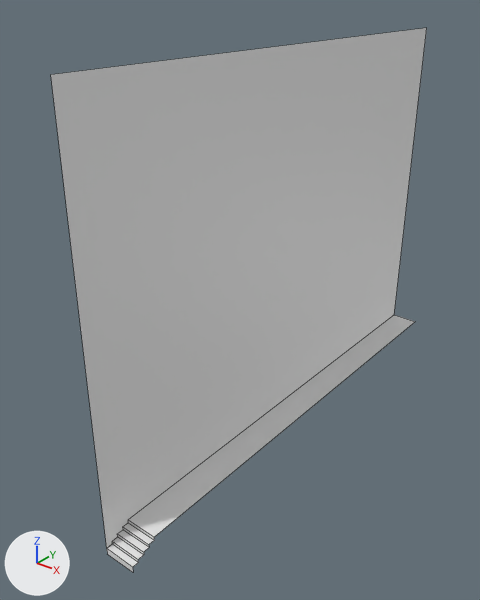
Before and after pictures for a commit that changed the Blender file models/themed_blocks/New Folder/volcano_north_left_corner.blend.
Both versions are drawn from a 50 mm camera at (25.3, -20.4, 34.6) aimed at (-3.8, 15.9, 12.0). Arrows for +X, +Y and +Z are at lower left; the lights stay in place. Mesh edges are drawn as thin lines.

The older version as bpy lines, for what is in view:
```python
me_cube = bpy.data.meshes.new('Cube')
me_cube.from_pydata(...)  # 4 vertices, 1 face; spans x -0.2, y -1.0..40.0, z 1.0..31.0
me_cube.materials.append(mat_material)  # white #e7e7e7
# before: 0 (-0.2, 40.0, 1.0), 1 (-0.2, 40.0, 31.0) at pixel (426, 27), 2 (-0.2, -1.0, 1.0) at pixel (106, 548), 3 (-0.2, -1.0, 31.0) at pixel (50, 74)
me_cube_001 = bpy.data.meshes.new('Cube.001')
me_cube_001.from_pydata(...)  # 26 vertices, 12 faces; spans x -39.5..1.5, y -0.7..1.8, z -0.2..1.2
me_cube_001.materials.append(mat_material_002)  # white #e7e7e7
ob_cube = bpy.data.objects.new('Cube', me_cube)
ob_cube.location = (-1.8, 0.5, -0.5)
ob_cube_001 = bpy.data.objects.new('Cube.001', me_cube_001)
ob_cube_001.location = (-1.3, 1.0, 0.26)
ob_cube_001.rotation_euler = (0.0, 0.0, -1.571)  # degrees (0, 0, -90)
```
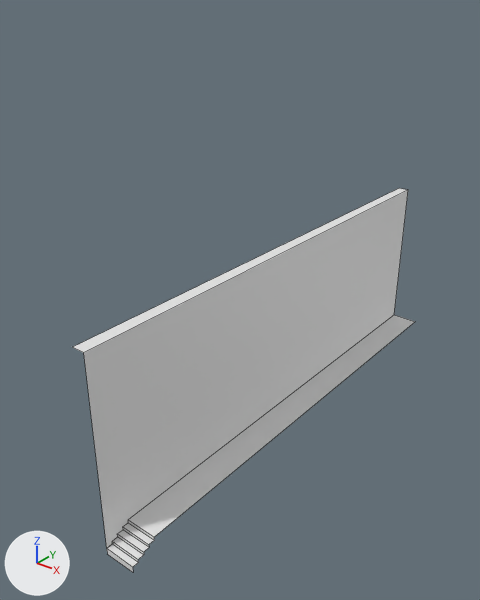
Commit message: Make all volcano assets

Patch to the scene script:
```diff
--- a/models/themed_blocks/New Folder/volcano_north_left_corner.blend.py
+++ b/models/themed_blocks/New Folder/volcano_north_left_corner.blend.py
@@ me_cube @@
 me_cube.from_pydata(...)  # 4 vertices, 1 face; spans x -0.2, y -1.0..40.0, z 1.0..31.0
 # used by ob_cube; location = (-1.8, 0.5, -0.5)
 # verts and faces of me_cube; kept vertices keep their numbers, new ones are numbered from 4
+# me_cube part 1
+delete_vertices([1, 3])  # with the faces that use them
+verts[4] = (-0.2, 40.0, 16.0)  # pixel (408, 189)
+verts[5] = (-0.2, -1.0, 16.0)  # pixel (83, 352)
+verts[6] = (-1.2, 40.0, 16.0)  # pixel (399, 188)
+verts[7] = (-1.2, -1.0, 16.0)  # pixel (72, 347)
+faces += [(0, 4, 5, 2), (4, 6, 7, 5)]
 me_cube.materials.append(mat_material)
```

Where the change shows, as pixel boxes [x1, y1, x2, y2] in the pictures (480 x 600 px):
'Cube', reshaped (11% narrower, 31% shorter)
    before: [51, 28, 427, 548]
    after: [73, 188, 408, 548]
